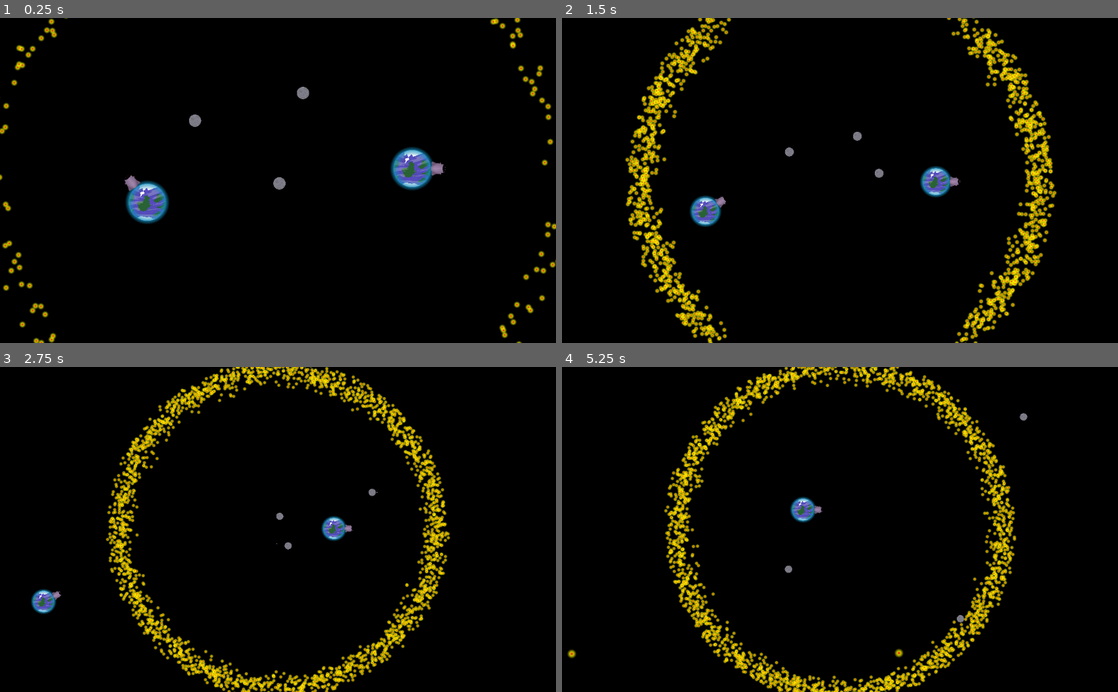
Above: before the commit, frames 1-4 (two rows, left to right).
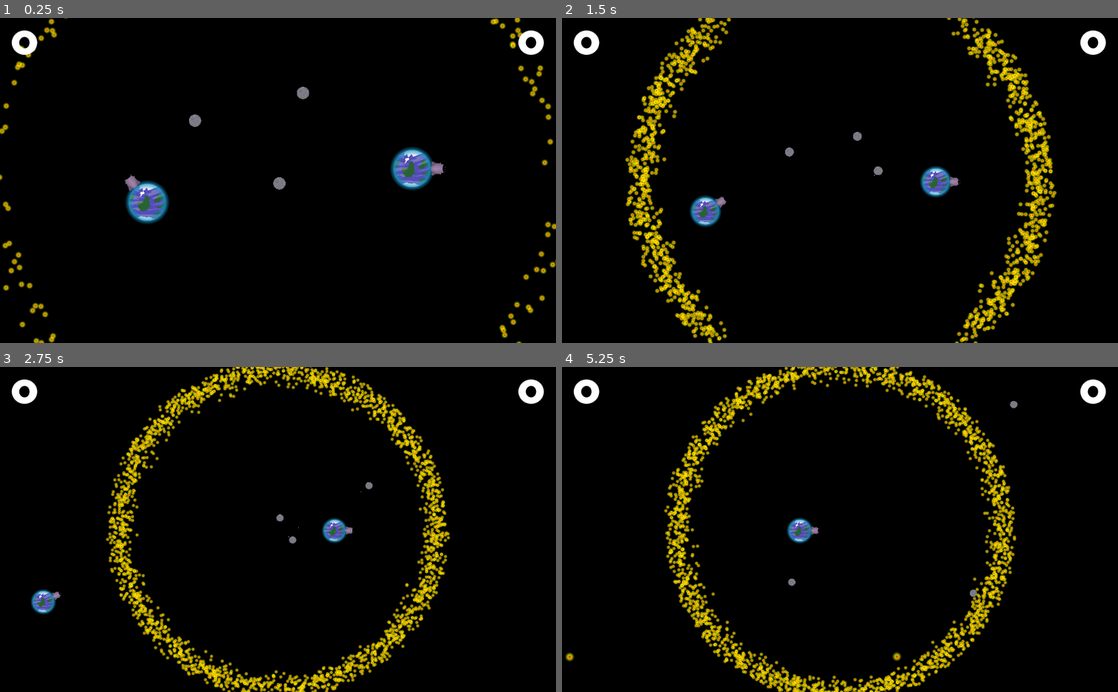
Above: after the commit, the same moments.

Repository: Pfeil/Moonshot
Game: Godot game, scene res://main.tscn
The game is run twice, just before and just after one commit, with the same random seed, the same clock (stepped at 60 frames per second) and the same inputs.
Inputs (mouse positions are in pixels of both pictures, inside the frame that each line leads up to):
- Up to frame 1 (0.25 s): no input
- Up to frame 2 (1.5 s): move the mouse to (962, 164) at 0.52 s; hold Mouse wheel up (Zoom_IN) 0.53-1.28 s; tap Space (ui_select) at 0.77 s; move the mouse to (728, 196) at 1.27 s; tap Mouse wheel down (Zoom_OUT) at 1.35 s
- Up to frame 3 (2.75 s): tap Space (ui_select) at 1.52 s; move the mouse to (333, 458) at 2.02 s; hold Mouse wheel up (Zoom_IN) from 2.03 s (still down)
- Up to frame 4 (5.25 s): move the mouse to (812, 594) at 2.77 s; release Mouse wheel up (Zoom_IN) at 2.78 s; tap Mouse wheel down (Zoom_OUT) at 2.85, 4.35 s; tap Space (ui_select) at 3.02, 3.77, 4.52 s; move the mouse to (1006, 578) at 3.52 s; hold Mouse wheel up (Zoom_IN) 3.53-4.28 s; move the mouse to (673, 480) at 4.27 s; move the mouse to (867, 529) at 5.02 s; hold Mouse wheel up (Zoom_IN) from 5.03 s (still down)

The runs differ from the first frame. In frame 1, 0.5% of the frame differs, in the area x 2-98%, y 3-53%; in frame 2, 0.5%; in frame 3, 0.9%; in frame 4, 1.3%, in the area x 0-98%, y 3-91%.

Commit message:
Implement score

Diff:
--- /dev/null
+++ b/fonts/ViafontTTF.tres
@@ -0,0 +1,7 @@
+[gd_resource type="DynamicFont" load_steps=2 format=2]
+
+[ext_resource path="res://fonts/Viafont.ttf" type="DynamicFontData" id=1]
+
+[resource]
+size = 64
+font_data = ExtResource( 1 )
--- a/main.tscn
+++ b/main.tscn
@@ -1,10 +1,11 @@
-[gd_scene load_steps=6 format=2]
+[gd_scene load_steps=7 format=2]
 
 [ext_resource path="res://planet/Planet.tscn" type="PackedScene" id=1]
 [ext_resource path="res://main.gd" type="Script" id=2]
 [ext_resource path="res://planet_player/planet_player.tscn" type="PackedScene" id=3]
 [ext_resource path="res://tools/MassCenterCamera2D.tscn" type="PackedScene" id=4]
 [ext_resource path="res://music/musicplayer.tscn" type="PackedScene" id=5]
+[ext_resource path="res://tools/score.tscn" type="PackedScene" id=6]
 
 [node name="Game" type="Node2D"]
 script = ExtResource( 2 )
@@ -16,10 +17,6 @@
 
 [node name="Planet3" parent="." instance=ExtResource( 1 )]
 position = Vector2( -600, -457 )
-
-[node name="MassCenterCamera2D" parent="." instance=ExtResource( 4 )]
-maximum_distance = 2000.0
-bounary_to_players = 1.2
 
 [node name="PlanetPlayer" parent="." instance=ExtResource( 3 )]
 position = Vector2( 941.804, -110.998 )
@@ -33,3 +30,12 @@
 PLAYER_NUMBER = 1
 
 [node name="AudioPlayer" parent="." instance=ExtResource( 5 )]
+
+[node name="MassCenterCamera2D" parent="." instance=ExtResource( 4 )]
+maximum_distance = 2000.0
+bounary_to_players = 1.2
+
+[node name="CanvasLayer" type="CanvasLayer" parent="."]
+
+[node name="Score" parent="CanvasLayer" instance=ExtResource( 6 )]
+[connection signal="player_lost" from="MassCenterCamera2D" to="CanvasLayer/Score" method="player_event"]
--- a/tools/MassCenterCamera2D.gd
+++ b/tools/MassCenterCamera2D.gd
@@ -13,6 +13,7 @@
 onready var planets: Array = self.get_tree().get_nodes_in_group("planet")
 onready var players: Array = self.get_tree().get_nodes_in_group("players")
 
+signal player_lost(player)
 
 func _ready():
 	for planet in planets:
--- a/tools/play_area.gd
+++ b/tools/play_area.gd
@@ -39,6 +39,8 @@
 			p.apply_central_impulse(-spawn_at.rotated(rand_range(-PI/3, PI/3)) * rand_range(0.1, 0.8) / p.mass)
 
 	if body.is_in_group("players"):
+		var player_number = body.PLAYER_NUMBER
+		camera.emit_signal("player_lost", player_number)
 		body.linear_velocity = Vector2.ZERO		#TODO velocity should be relative to the mass center
 		body.global_position = camera.global_position + (Vector2.RIGHT * get_area_radius() / 2)
 		body.reset_scale()
--- /dev/null
+++ b/tools/score.gd
@@ -0,0 +1,21 @@
+extends Control
+
+onready var score_label_p1 = self.get_node("MarginContainer/HBoxContainer/p1")
+onready var score_label_p2 = self.get_node("MarginContainer/HBoxContainer/p2")
+
+var score_p1: int = 0
+var score_p2: int = 0
+
+func player_event(player_number: int):
+	if player_number == 0:
+		self.increment_p1()
+	elif player_number == 1:
+		self.increment_p2()
+
+func increment_p1():
+	score_p1 += 1
+	score_label_p1.text = str(self.score_p1)
+
+func increment_p2():
+	score_p2 += 1
+	score_label_p2.text = str(self.score_p2)
--- /dev/null
+++ b/tools/score.tscn
@@ -0,0 +1,57 @@
+[gd_scene load_steps=3 format=2]
+
+[ext_resource path="res://fonts/ViafontTTF.tres" type="DynamicFont" id=1]
+[ext_resource path="res://tools/score.gd" type="Script" id=2]
+
+[node name="Score" type="Control"]
+anchor_right = 1.0
+anchor_bottom = 1.0
+script = ExtResource( 2 )
+__meta__ = {
+"_edit_use_anchors_": false
+}
+
+[node name="MarginContainer" type="MarginContainer" parent="."]
+anchor_right = 1.0
+anchor_bottom = 1.0
+margin_left = 20.0
+margin_top = 20.0
+margin_right = -20.0
+margin_bottom = -430.0
+__meta__ = {
+"_edit_use_anchors_": false
+}
+
+[node name="HBoxContainer" type="HBoxContainer" parent="MarginContainer"]
+margin_right = 984.0
+margin_bottom = 150.0
+size_flags_vertical = 0
+__meta__ = {
+"_edit_use_anchors_": false
+}
+
+[node name="p1" type="Label" parent="MarginContainer/HBoxContainer"]
+margin_right = 490.0
+margin_bottom = 150.0
+rect_min_size = Vector2( 200, 150 )
+size_flags_horizontal = 3
+custom_fonts/font = ExtResource( 1 )
+text = "0
+"
+__meta__ = {
+"_edit_use_anchors_": false
+}
+
+[node name="p2" type="Label" parent="MarginContainer/HBoxContainer"]
+margin_left = 494.0
+margin_right = 984.0
+margin_bottom = 150.0
+rect_min_size = Vector2( 200, 150 )
+size_flags_horizontal = 3
+custom_fonts/font = ExtResource( 1 )
+text = "0
+"
+align = 2
+__meta__ = {
+"_edit_use_anchors_": false
+}
